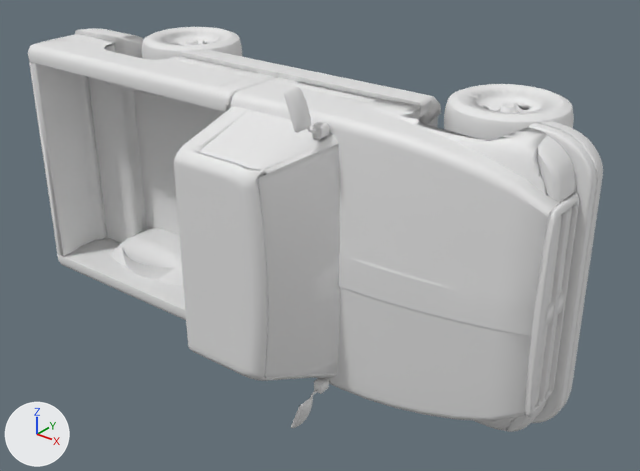
A saved change to the OBJ model data/ShapeDatabase_INFOMR-master_normalized/Car/D00452.obj.
Rendered twice from a camera (50 mm lens) standing at (0.855, -1.025, 0.596) and looking at (0.027, 0.01, -0.046). Arrows for +X, +Y and +Z are at lower left; the lights stay in place. Where no turn or scale is listed for an object, it has been applied to the vertices.

Objects in the first picture: 'D00452'.
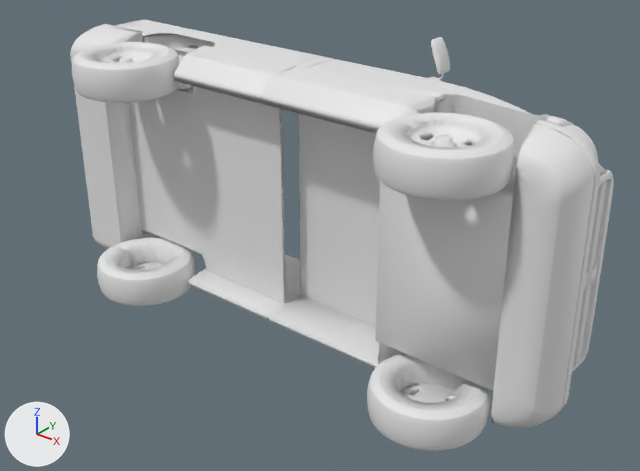
The change, as JSON lines over the scene's bpy script:
```json
{"block": "me_d00452", "where": "# used by ob_d00452; location = (0.0, 0.0, 0.0)"}
{"op": "remove", "block": "me_d00452", "code": "me_d00452.from_pydata(...)  # 9515 vertices, 18820 faces; spans x -0.519..0.481, y -0.253..0.177, z -0.271..0.267"}
{"op": "add", "block": "me_d00452", "code": "me_d00452.from_pydata(...)  # 9515 vertices, 18820 faces; spans x -0.519..0.481, y -0.177..0.253, z -0.271..0.267"}
{"block": "me_d00452", "change": "me_d00452 part 1: the loose piece of 82 vertices spanning x -0.403..-0.235, y -0.099..-0.031, z -0.215..-0.165 is mirrored in y about the mesh origin"}
{"block": "me_d00452", "change": "me_d00452 part 2: the loose piece of 82 vertices spanning x -0.404..-0.236, y -0.1..-0.032, z 0.166..0.217 is mirrored in y about the mesh origin"}
{"block": "me_d00452", "change": "me_d00452 part 3: 9336 of 9515 vertices moved; they spanned x -0.519..0.481, y -0.253..0.177, z -0.271..0.267 and now span x -0.519..0.481, y -0.177..0.253, z -0.271..0.267; mean shift (0.0, -0.002, 0.0); largest move (-0.02, -0.253, 0.144) -> (-0.02, 0.253, 0.144)"}
```

Location of each change, (x1, y1, x2, y2) in pixels of the pictures (640 x 471 px; the box of a moved part takes in the faces that stretch with it):
```json
{"object": "D00452", "change": "reshaped", "before": [28, 27, 603, 432], "after": [70, 20, 614, 451], "on screen": "6% taller"}
{"part": 1, "of": "me_d00452", "change": "moved or reshaped", "before": [123, 250, 175, 280], "on screen": "not visible afterwards"}
{"part": 2, "of": "me_d00452", "change": "moved or reshaped", "before": [104, 45, 141, 91], "after": [144, 35, 215, 52]}
{"part": 3, "of": "me_d00452", "change": "moved or reshaped", "before": [28, 27, 603, 432], "after": [70, 20, 614, 451]}
```
